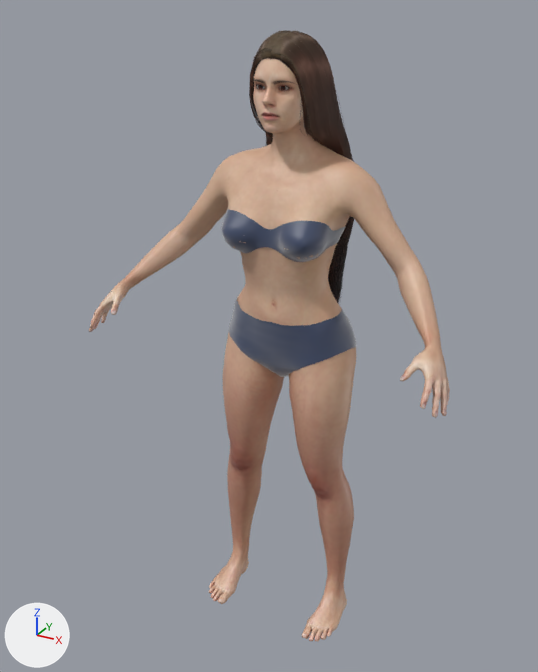
The glTF model blender/mh_character.glb: old version first, new version second.
Camera for both pictures: a 50 mm camera at (0.849, -1.684, 1.694) aimed at (-0.034, -0.079, 0.891). Arrows for +X, +Y and +Z are at lower left; the lights stay in place. The picture after the commit comes second. Vertices at exactly the same position are counted once.

In view in the first picture: 'Body', 'F_Bikini_01', 'Hair' and 1 more.
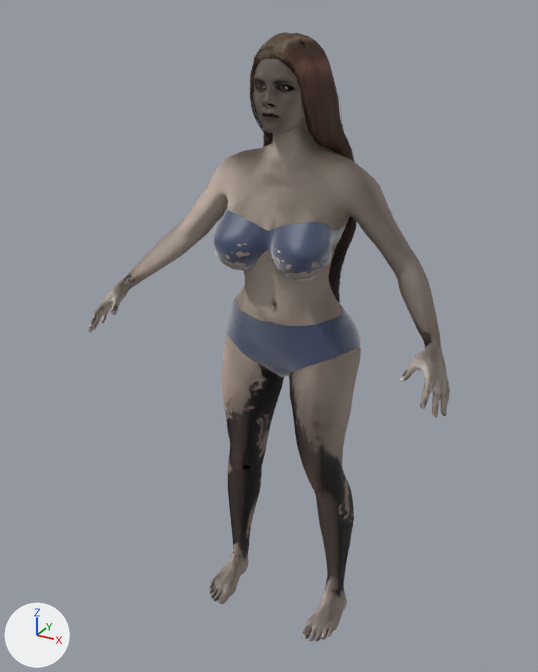
Where the change shows, as pixel boxes [x1, y1, x2, y2] in the pictures (538 x 672 px; the box of a moved part takes in the faces that stretch with it):
```json
{"object": "Body", "change": "surface changed, reshaped", "before": [89, 58, 450, 641], "after": [89, 39, 450, 641], "on screen": "beige to grey"}
{"object": "F_Bikini_01", "change": "reshaped", "before": [221, 209, 356, 377], "after": [213, 210, 361, 377], "on screen": "10% wider"}
{"part": 1, "of": "me_body", "change": "moved or reshaped", "before": [226, 214, 356, 387], "after": [219, 216, 361, 387]}
{"part": 2, "of": "me_f_bikini_01", "change": "moved or reshaped", "before": [229, 297, 356, 376], "after": [227, 296, 361, 376]}
{"part": 3, "of": "me_f_bikini_01", "change": "moved or reshaped", "before": [221, 209, 345, 262], "after": [213, 210, 345, 281]}
```

Scene script edits in JSON lines:
```json
{"op": "add", "block": "img_skin_young_caucasian_female", "code": ["img_skin_young_caucasian_female = load_image('skin_young_caucasian_female', '_unpacked/skin_young_caucasian_female', 2048, 2048, 'Non-Color')"]}
{"block": "mat_skin", "where": "n0 = _N.new('ShaderNodeBsdfPrincipled'); n0.name = 'Principled BSDF'"}
{"op": "set", "path": "n0.inputs[2].default_value", "old": "0.48", "new": "1.0", "note": "'Roughness'"}
{"op": "add", "block": "mat_skin", "code": "n0.inputs[19].default_value = 0.06  # 'Coat Weight'"}
{"op": "add", "block": "mat_skin", "code": "n0.inputs[20].default_value = 0.35  # 'Coat Roughness'"}
{"block": "mat_skin", "where": "n2 = _N.new('ShaderNodeTexImage'); n2.name = 'Image Texture'"}
{"op": "set", "path": "n2.image", "old": "img_young_lightskinned_female_diffuse", "new": "img_skin_young_caucasian_female"}
{"op": "add", "block": "mat_skin", "code": "n3 = _N.new('ShaderNodeNormalMap'); n3.name = 'Normal Map'"}
{"op": "add", "block": "mat_skin", "code": "n3.uv_map = 'UVMap'"}
{"op": "add", "block": "mat_skin", "code": "n4 = _N.new('ShaderNodeTexImage'); n4.name = 'Image Texture.001'"}
{"op": "add", "block": "mat_skin", "code": "n4.image = img_skin_young_caucasian_female"}
{"op": "add", "block": "mat_skin", "code": "_L.new(n3.outputs[0], n0.inputs[5])  # 'Normal' to 'Normal'"}
{"op": "add", "block": "mat_skin", "code": "_L.new(n4.outputs[0], n3.inputs[1])  # 'Color' to 'Color'"}
{"block": "me_body", "where": "# used by ob_body; location = (0.0, 0.0, 0.0)"}
{"op": "remove", "block": "me_body", "code": "me_body.from_pydata(...)  # 13380 vertices, 26756 faces; spans x -0.5..0.5, y -0.3..0.1, z 0.0..1.64"}
{"op": "add", "block": "me_body", "code": "me_body.from_pydata(...)  # 13380 vertices, 26756 faces; spans x -0.5..0.5, y -0.3..0.11, z 0.0..1.64"}
{"block": "me_body", "change": "me_body part 1: 406 of 13380 vertices moved; they spanned x -0.19..0.19, y -0.18..0.1, z 0.76..1.22 and now span x -0.2..0.2, y -0.2..0.11, z 0.76..1.22; mean shift (0.0, -0.01, -0.01); largest move (-0.08, -0.15, 1.14) -> (-0.08, -0.16, 1.09)"}
{"block": "me_f_bikini_01", "where": "# used by ob_f_bikini_01; location = (0.0, 0.0, 0.0)"}
{"op": "remove", "block": "me_f_bikini_01", "code": "me_f_bikini_01.from_pydata(...)  # 1825 vertices, 3360 faces; spans x -0.184..0.183, y -0.178..0.104, z 0.755..1.238"}
{"op": "add", "block": "me_f_bikini_01", "code": "me_f_bikini_01.from_pydata(...)  # 1845 vertices, 3401 faces; spans x -0.196..0.196, y -0.206..0.112, z 0.754..1.237"}
{"block": "me_f_bikini_01", "change": "me_f_bikini_01 part 2: 697 vertices moved from x -0.184..0.183, y -0.127..0.104, z 0.756..0.978 to x -0.196..0.196, y -0.128..0.112, z 0.756..0.979; 31 vertices removed from x -0.119..0.118, y -0.101..0.038, z 0.755..0.977; 31 vertices added at x -0.123..0.122, y -0.104..0.042, z 0.754..0.979"}
{"block": "me_f_bikini_01", "change": "me_f_bikini_01 part 3: 284 vertices moved from x -0.144..0.144, y -0.178..0.047, z 1.13..1.238 to x -0.157..0.157, y -0.206..0.048, z 1.09..1.237; 106 vertices removed from x -0.059..0.118, y -0.17..0.039, z 1.13..1.227; 126 vertices added at x -0.05..0.125, y -0.189..0.047, z 1.089..1.223"}
```
